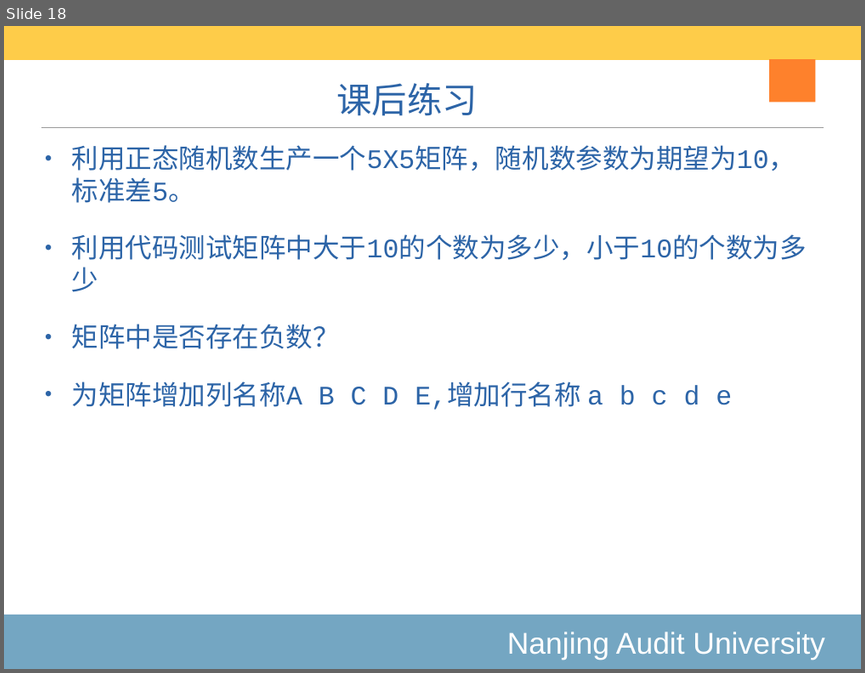
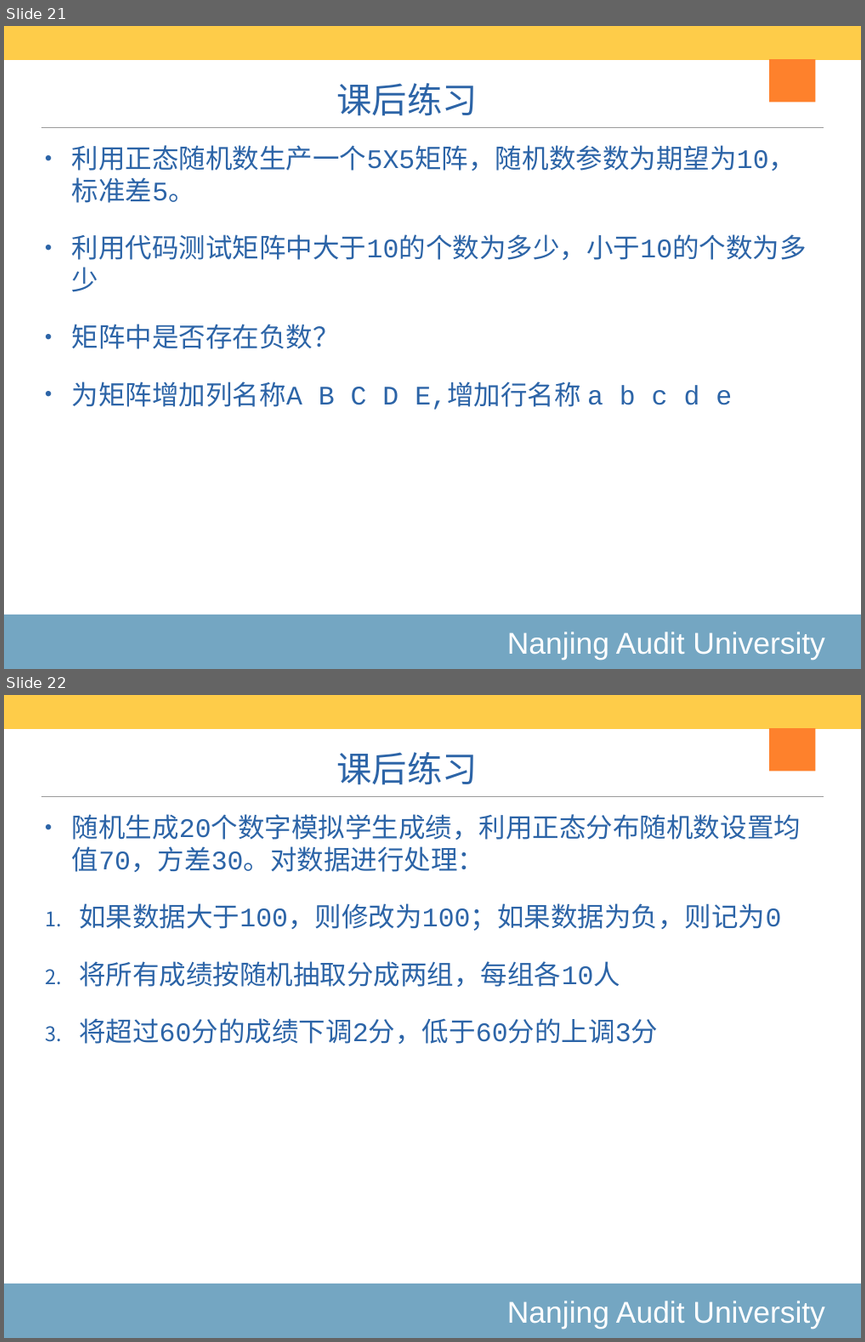
Before and after one commit to exoplanetX/DataAnalytics, a slide deck: 2019-3-变量操作.pptx. Shown one above the other, each under a label of ours: slide 18 before the commit, slides 21 and 22 after it. The pictures are 865x673 and 865x1342 pixels, drawn with LibreOffice and Linux fonts; fonts in the diff are those of the drawing. Boxes give left, top, right and bottom in pixels: in the first picture for what was removed or moved away, otherwise in the second. Text is boxed around its words. In the diff, an @@ line names an element or a change of style, - is before the commit and + after.

```diff
--- a/2019-3-变量操作.pptx
+++ b/2019-3-变量操作.pptx
@@ slide 22 added at (x1=4, y1=695, x2=861, y2=1338), background #FFFFFF; not listed: 4 template elements that a slide beside it also shows @@
@@ title added at (x1=337, y1=752, x2=477, y2=785), 42 pt, text #2C64A7 @@
+课后练习
@@ text added at (x1=72, y1=814, x2=800, y2=1043), 32 pt, text #2C64A7 @@
+• 随机生成20个数字模拟学生成绩，利用正态分布随机数设置均值70，方差30。对数据进行处理：
+1. 如果数据大于100，则修改为100；如果数据为负，则记为0
+2. 将所有成绩按随机抽取分成两组，每组各10人
+3. 将超过60分的成绩下调2分，低于60分的上调3分
@@ what was slide 18 is now slide 21 @@
```
Also in this commit, not shown: 2 slides changed, 3 other slides added, 1 other file.
